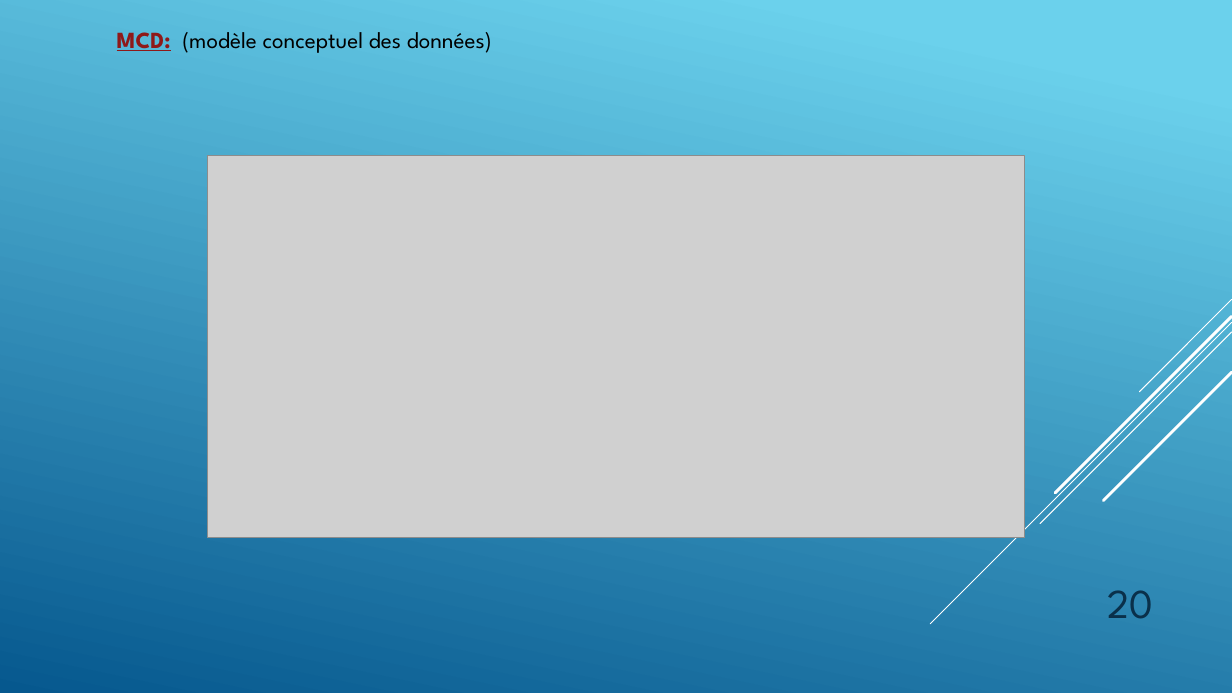
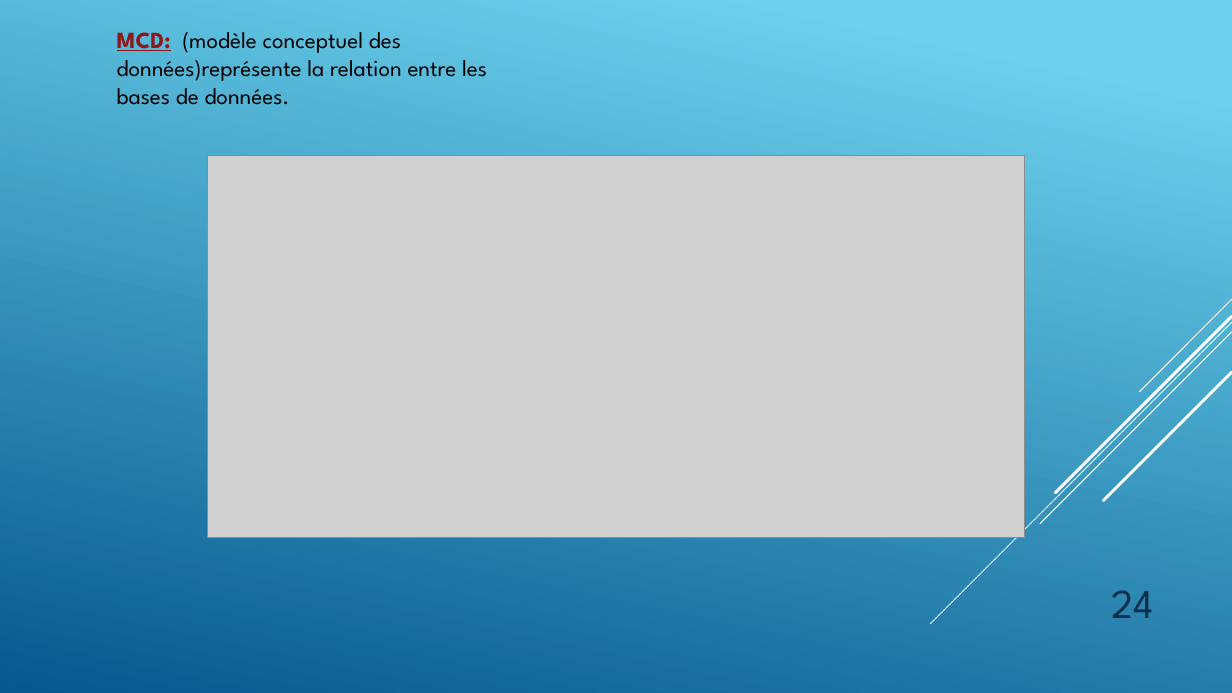
Before and after one commit to GillesP-dev/FilRouge, a slide deck: slide 24 of CDC/L_artiste.pptx (slide 20 before the commit). Drawn at 1232x693 pixels with LibreOffice and Linux fonts; fonts in the diff are those of the drawing; grey boxes stand for pictures. Boxes give left, top, right and bottom in pixels: in the first picture for what was removed or moved away, otherwise in the second. Text is boxed around its words. In the diff, an @@ line names an element or a change of style, - is before the commit and + after.

```diff
--- a/CDC/L_artiste.pptx
+++ b/CDC/L_artiste.pptx
@@ text at [117,32,487,105]: text changed @@
-MCD: (modèle conceptuel des données)
+MCD: (modèle conceptuel des données)représente la relation entre les bases de données.
@@ page number at [1111,590,1153,618]: text changed @@
-20
+24
```
Also in this commit, not shown: 2 other slides changed, 6 slides added, 3 slides removed, 4 other files.
